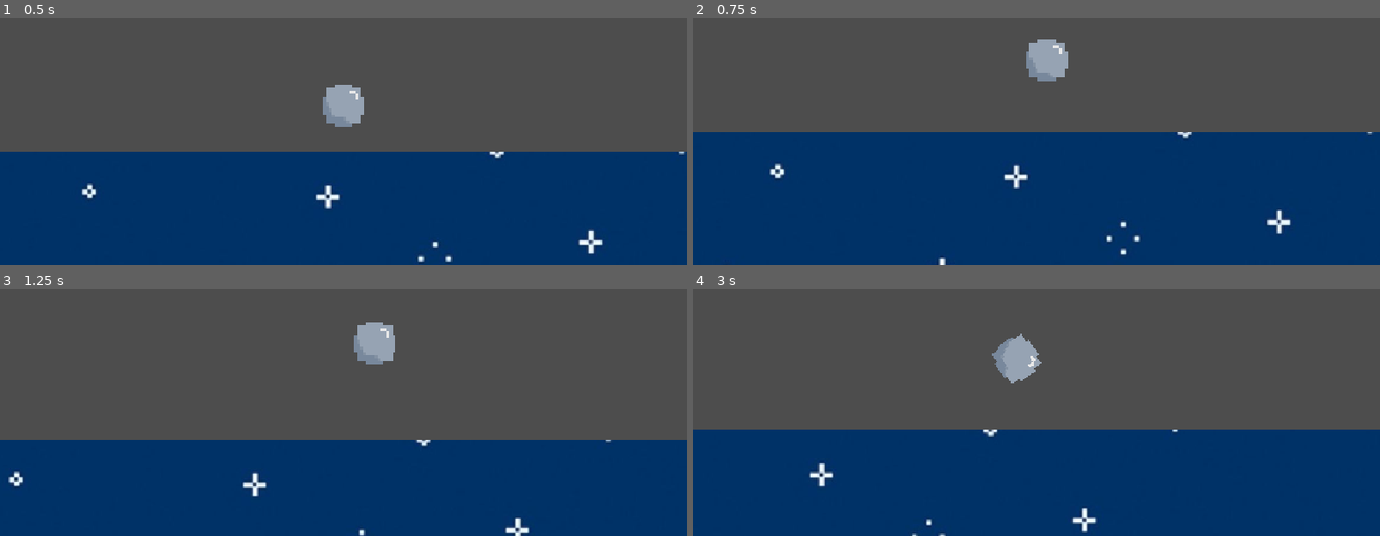
Above: before the commit, frames 1-4 (two rows, left to right).
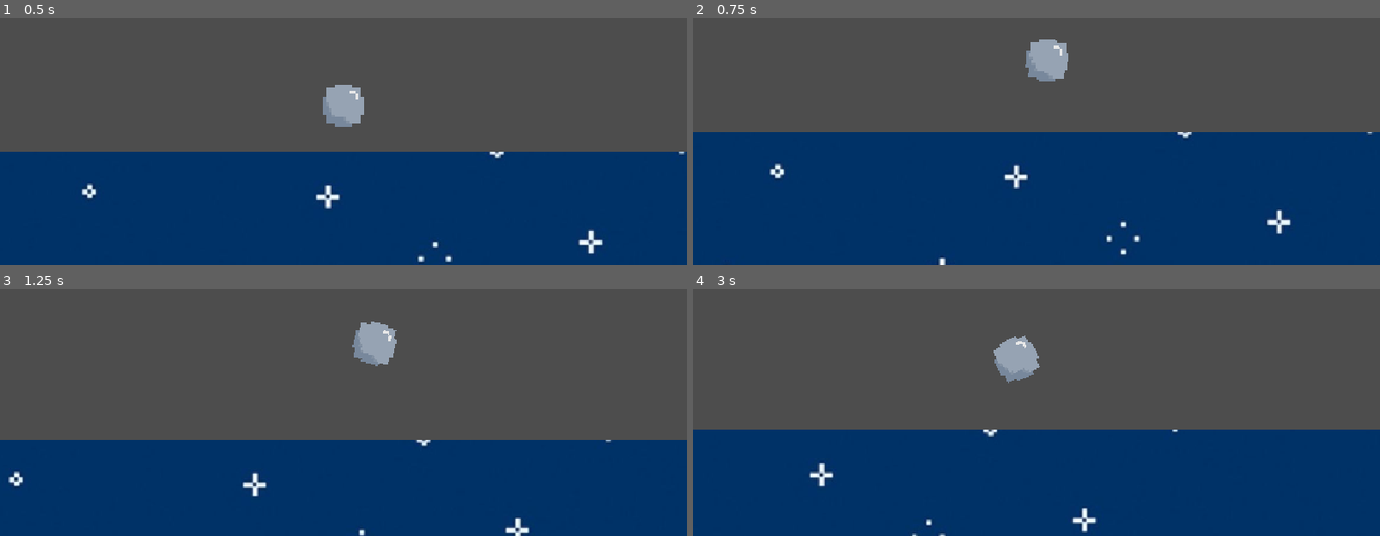
Above: after the commit, the same moments.

Repository: Captsaiz/haven-project
Game: Godot game, scene res://scenes/main.tscn
Same seed, same stepped clock (60 frames per second), same inputs: the game is played once before the commit and once after it.
Inputs:
- Up to frame 1 (0.5 s): no input
- Up to frame 2 (0.75 s): tap Enter (ui_accept) at 0.5 s; hold Right (ui_right) from 0.53 s (still down); hold Enter (ui_accept) from 0.53 s (still down)
- Up to frame 3 (1.25 s): keep holding Right (ui_right); keep holding Enter (ui_accept)
- Up to frame 4 (3 s): release Enter (ui_accept) at 1.28 s; tap Enter (ui_accept) at 1.35, 1.52, 1.82, 2.85 s; release Right (ui_right) at 2.03 s; hold Left (ui_left) 2.03-2.78 s; hold Enter (ui_accept) 2.03-2.78 s; hold Right (ui_right) from 2.78 s (still down)

Frame 1 is identical in both runs. In frame 2, less than 0.1% of the frame differs, in the area x 48-55%, y 8-26%; in frame 3, 0.2%; in frame 4, 0.4%, in the area x 43-51%, y 18-39%.

Commit message:
modified the_ball spinning physic

Diff:
--- a/scripts/the_ball.gd
+++ b/scripts/the_ball.gd
@@ -53,6 +53,7 @@
 	# Jump if on the floor OR within a tiny Sabove PLATFORM_Y while falling
 	var near_platform := (PLATFORM_Y - global_position.y) < 45 and velocity.y >= 0 # Avoid jump being fully unavailable
 	if Input.is_action_pressed("ui_accept") and (is_on_floor() or near_platform):
+		SPIN_INERTIA = remap(velocity.x, -MAX_SPEED, MAX_SPEED, -5, 5)
 		jump()
 
 	# Horizontal movement
